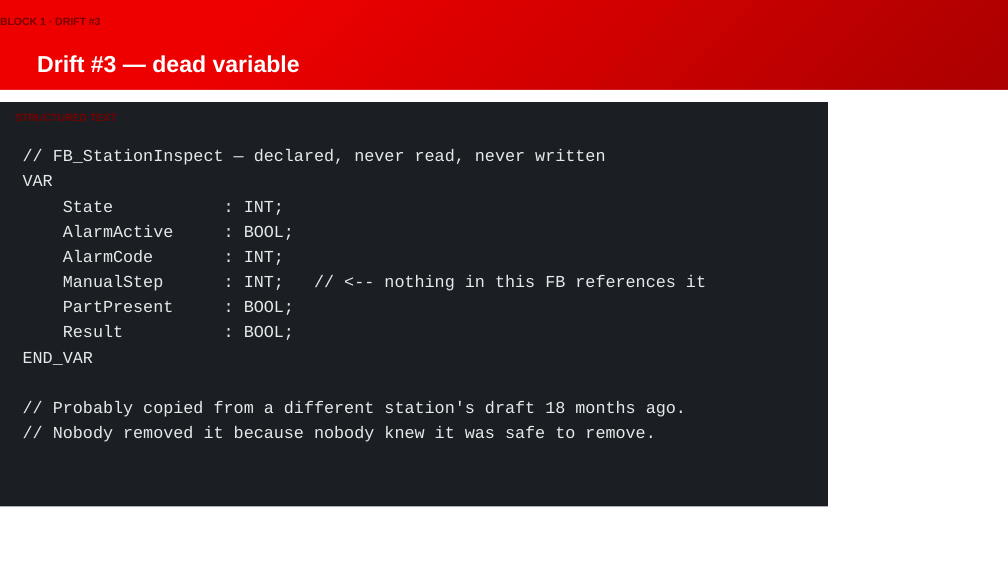
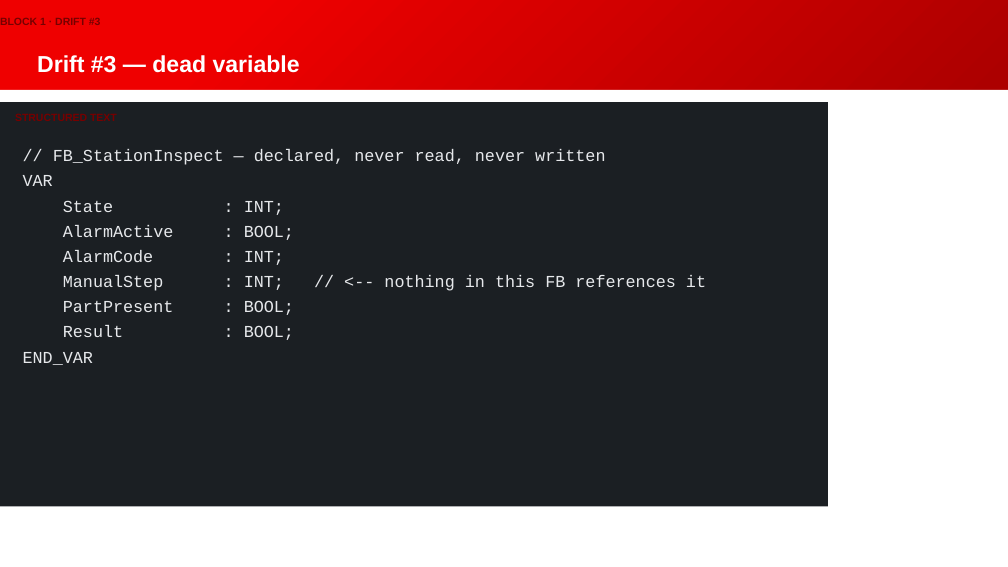
Before and after one commit to Beckhoff-USA-Community/Procedural_To_SOLID, a slide deck: slide 18 of presentation/NEM2026_workshop.pptx. Drawn at 1008x567 pixels with LibreOffice and Linux fonts; fonts in the diff are those of the drawing; background and template pictures are left out. Boxes give left, top, right and bottom in pixels: in the first picture for what was removed or moved away, otherwise in the second. Text is boxed around its words. In the diff, an @@ line names an element or a change of style, - is before the commit and + after.

```diff
--- a/presentation/NEM2026_workshop.pptx
+++ b/presentation/NEM2026_workshop.pptx
@@ text at (53, 401, 686, 442): paragraphs removed @@
-// Probably copied from a different station's draft 18 months ago.
-// Nobody removed it because nobody knew it was safe to remove.
```
Also in this commit, not shown: 2 other slides changed.
